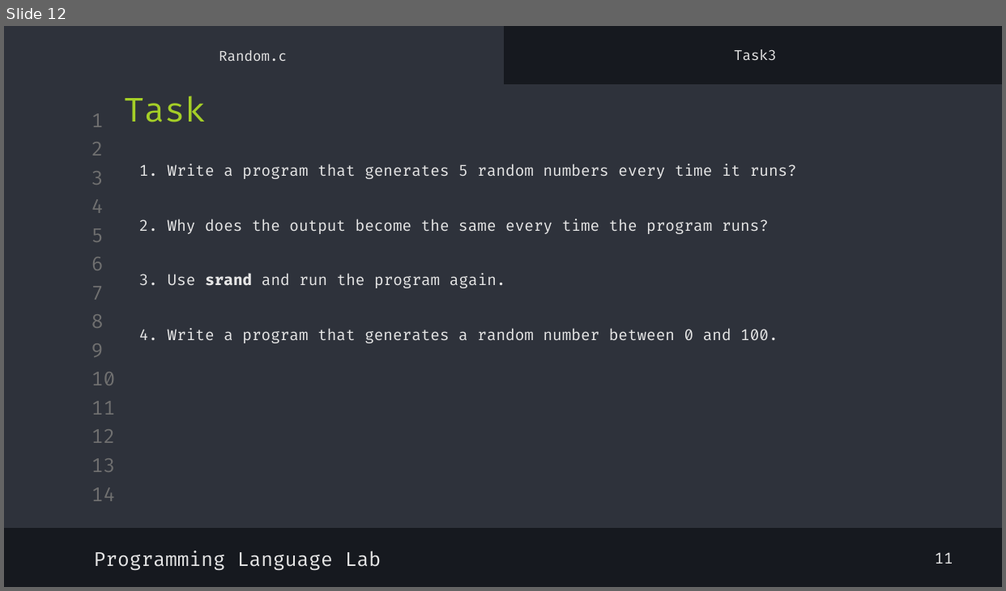
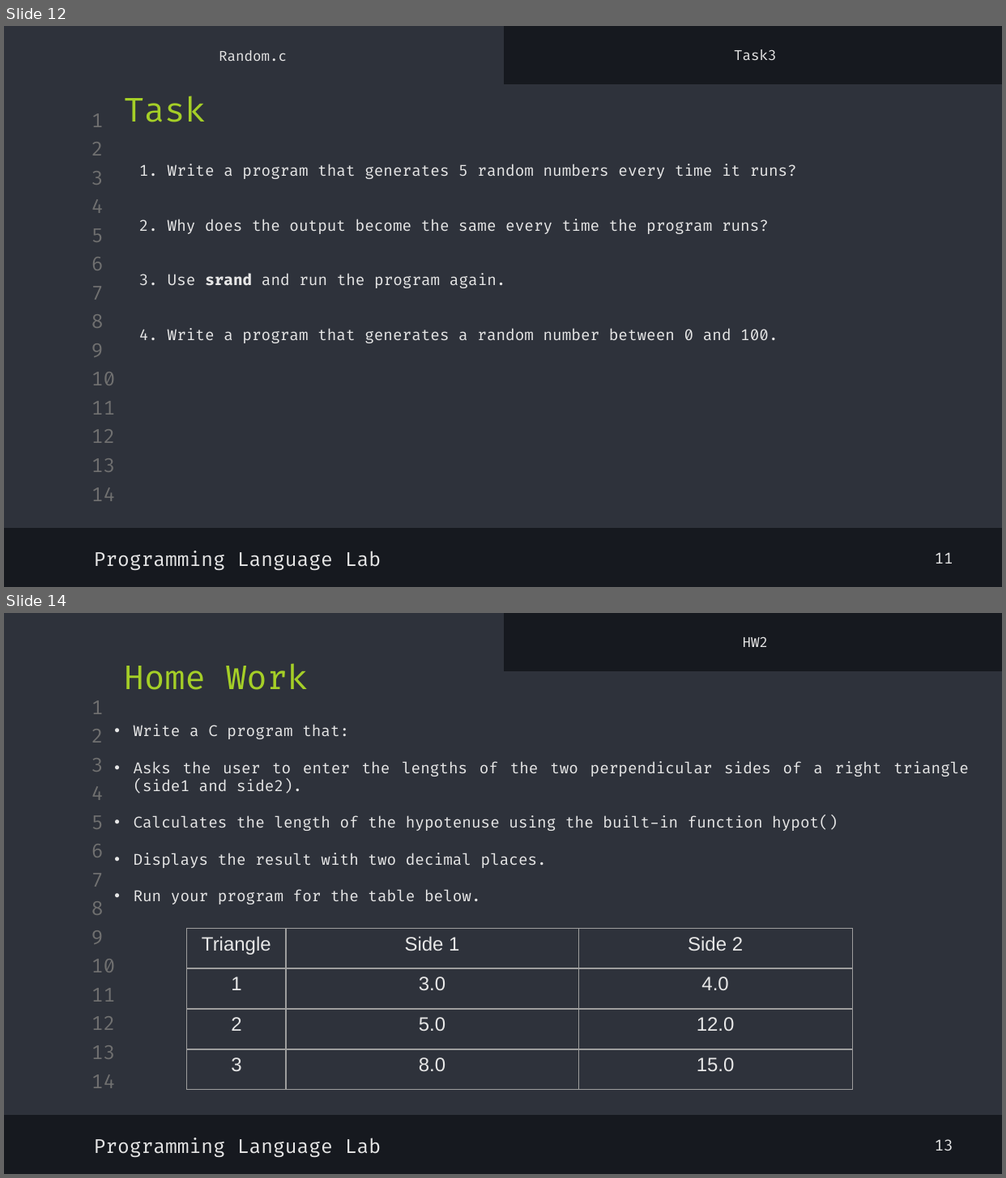
Before and after one commit to shayan-naghizadeh/C-Lab-AUT, a slide deck: slides/3.Math/Math.pptx. Shown one above the other, each under a label of ours: slide 12 before the commit, slides 12 and 14 after it; the slides between them are not shown. The pictures are 1006x591 and 1006x1178 pixels, drawn with LibreOffice and Linux fonts; fonts in the diff are those of the drawing. Boxes give left, top, right and bottom in pixels: in the first picture for what was removed or moved away, otherwise in the second. Text is boxed around its words. In the diff, an @@ line names an element or a change of style, - is before the commit and + after.

```diff
--- a/slides/3.Math/Math.pptx
+++ b/slides/3.Math/Math.pptx
@@ slide 14 added at (x1=4, y1=613, x2=1002, y2=1174), background #16191F; not listed: 16 template elements that a slide beside it also shows @@
@@ subtitle added at (x1=743, y1=636, x2=768, y2=647), 10 pt, text #E7E7E7 @@
+HW2
@@ text added at (x1=124, y1=663, x2=308, y2=690), 24 pt, text #A5CF27 @@
+Home Work
@@ text added at (x1=134, y1=725, x2=969, y2=905), 11 pt, text #E7E7E7 @@
+  • Write a C program that:
+  • Asks the user to enter the lengths of the two perpendicular sides of a right triangle (side1 and side2).
+  • Calculates the length of the hypotenuse using the built-in function hypot()
+  • Displays the result with two decimal places.
+  • Run your program for the table below.
@@ table added at (x1=186, y1=928, x2=851, y2=1090), 4 rows, 3 columns @@
+Triangle | Side 1 | Side 2
+1 | 3.0 | 4.0
+2 | 5.0 | 12.0
+3 | 8.0 | 15.0
@@ text added at (x1=94, y1=1138, x2=381, y2=1157), 14 pt, text #E7E7E7 @@
+Programming Language Lab
@@ text added at (x1=935, y1=1139, x2=953, y2=1151), 11 pt, text #E7E7E7 @@
+13
```
Also in this commit, not shown: 1 other slide added, 6 other files.
